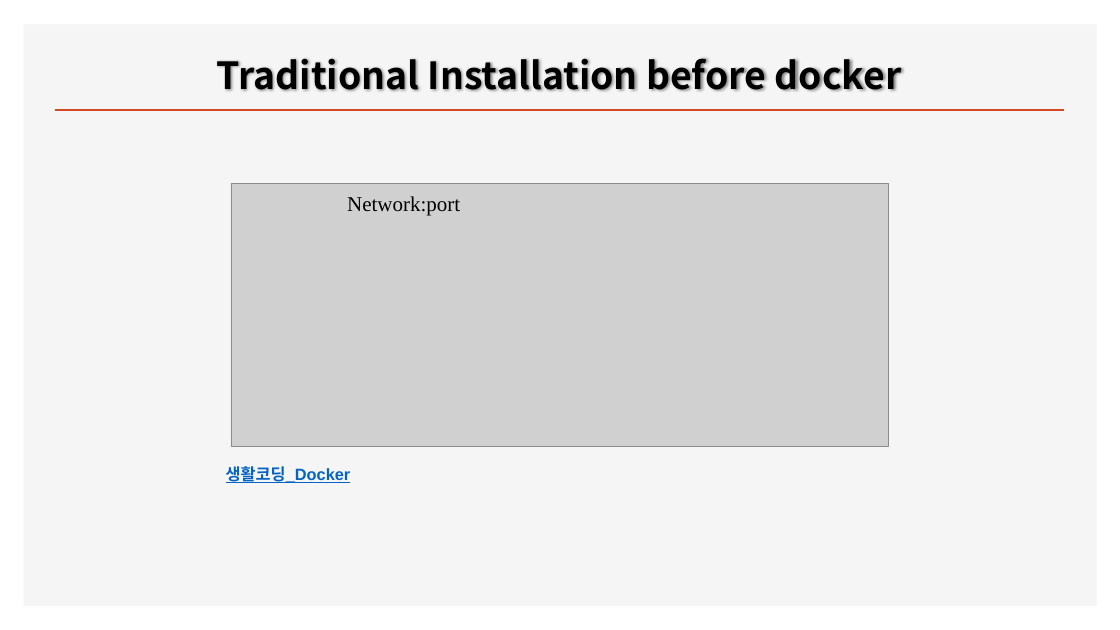
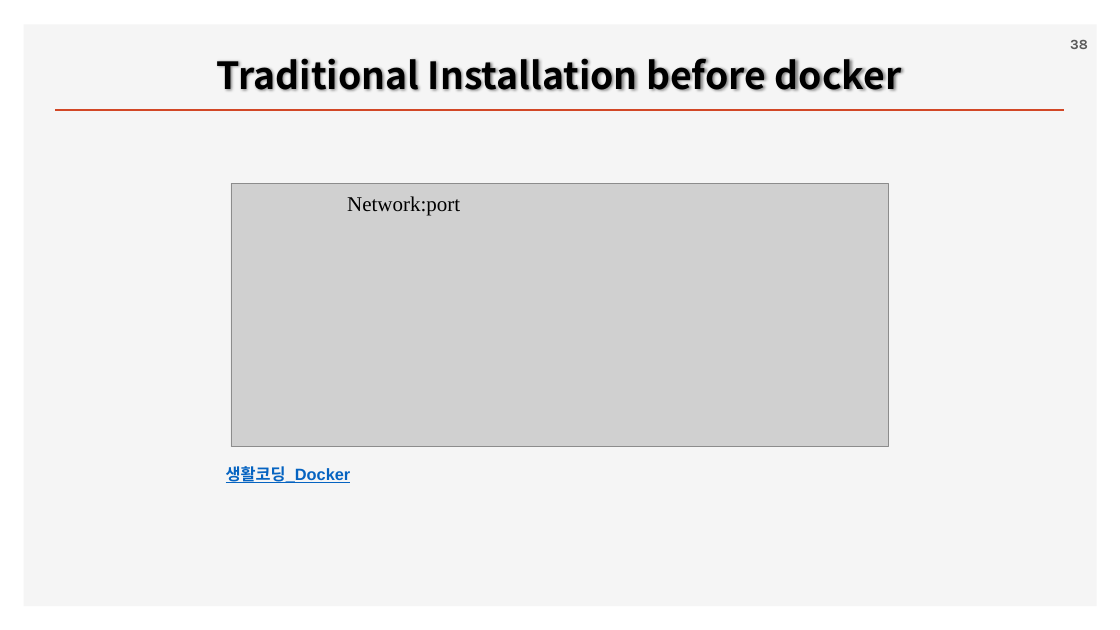
Before and after one commit to ancestor9/2026_Fall_Application-Deployment, a slide deck: slide 38 of App Deployment.pptx. Drawn at 1120x630 pixels with LibreOffice and Linux fonts; fonts in the diff are those of the drawing; grey boxes stand for pictures; background and template pictures are left out. Boxes give left, top, right and bottom in pixels: in the first picture for what was removed or moved away, otherwise in the second. Text is boxed around its words. In the diff, an @@ line names an element or a change of style, - is before the commit and + after.

```diff
--- a/App Deployment.pptx
+++ b/App Deployment.pptx
@@ page number added at (1070, 40, 1088, 49), 12 pt, text #595959, bold @@
+38
```
Also in this commit, not shown: 13 other slides changed, 4 slides removed.
